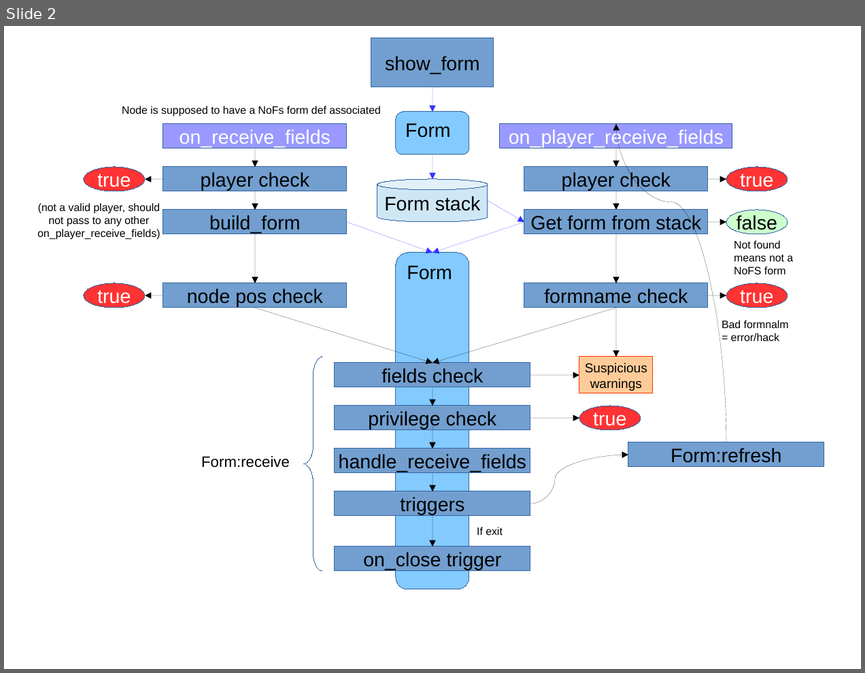
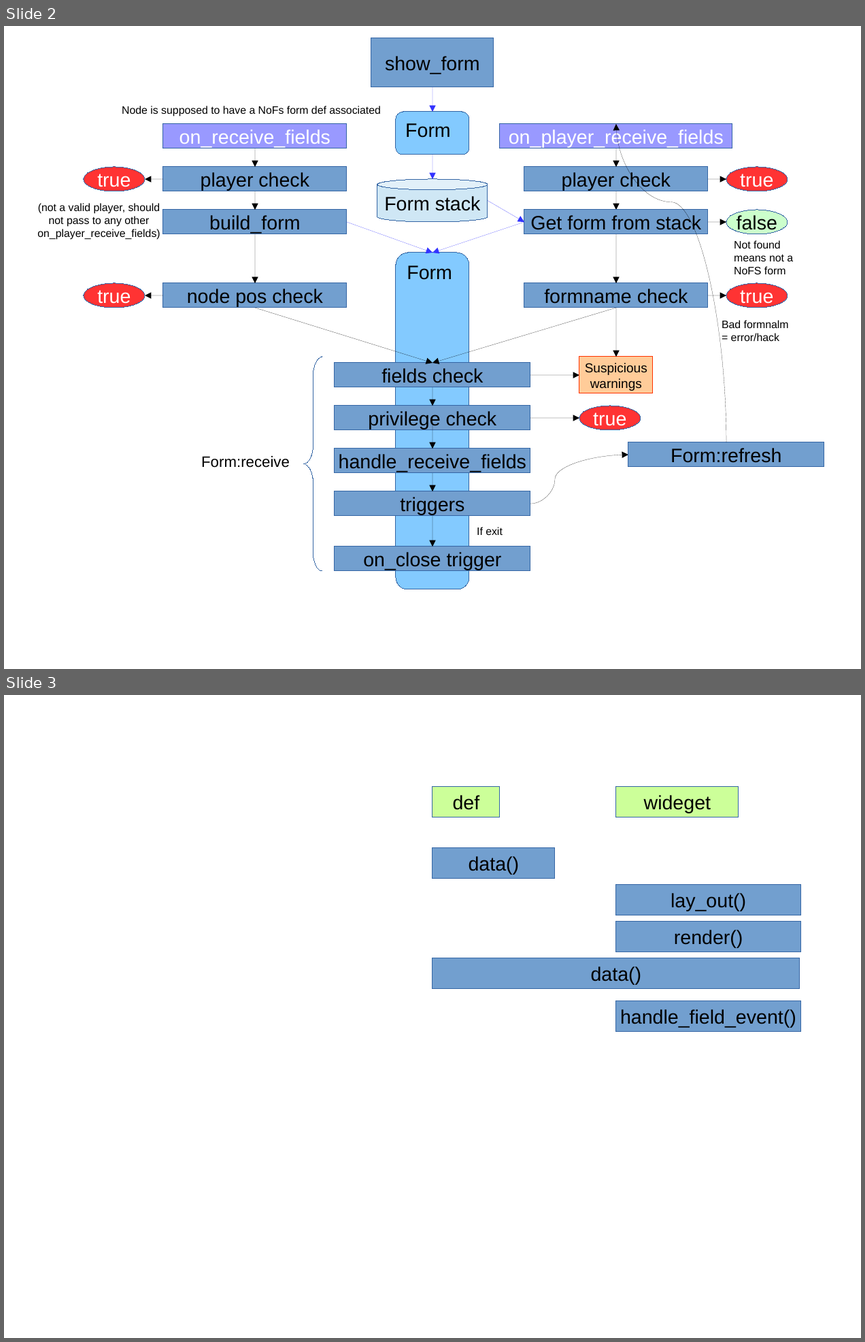
Before and after one commit to pyrollo/nofs_modpack, a slide deck: nofs_lib/doc/objects.odp. Shown one above the other, each under a label of ours: slide 2 before the commit, slides 2 and 3 after it. The pictures are 865x673 and 865x1342 pixels, drawn with LibreOffice and Linux fonts; fonts in the diff are those of the drawing. Boxes give left, top, right and bottom in pixels: in the first picture for what was removed or moved away, otherwise in the second. Text is boxed around its words. In the diff, an @@ line names an element or a change of style, - is before the commit and + after.

```diff
--- a/nofs_lib/doc/objects.odp
+++ b/nofs_lib/doc/objects.odp
@@ slide 3 added at (4, 695, 861, 1338), background #FFFFFF @@
@@ rectangle added at (432, 787, 500, 817), fill #CCFF99, outline #3465A4 0 pt, 18 pt, text #000000 @@
+def
@@ rectangle added at (616, 787, 738, 817), fill #CCFF99, outline #3465A4 0 pt, 18 pt, text #000000 @@
+wideget
@@ rectangle added at (432, 848, 555, 879), fill #729FCF, outline #3465A4 0 pt, 18 pt, text #000000 @@
+data()
@@ rectangle added at (616, 885, 801, 915), fill #729FCF, outline #3465A4 0 pt, 18 pt, text #000000 @@
+lay_out()
@@ rectangle added at (616, 921, 801, 951), fill #729FCF, outline #3465A4 0 pt, 18 pt, text #000000 @@
+render()
@@ rectangle added at (432, 959, 800, 989), fill #729FCF, outline #3465A4 0 pt, 18 pt, text #000000 @@
+data()
@@ rectangle added at (616, 1001, 800, 1032), fill #729FCF, outline #3465A4 0 pt, 18 pt, text #000000 @@
+handle_field_event()
```
Also in this commit, not shown: 1 other file.
